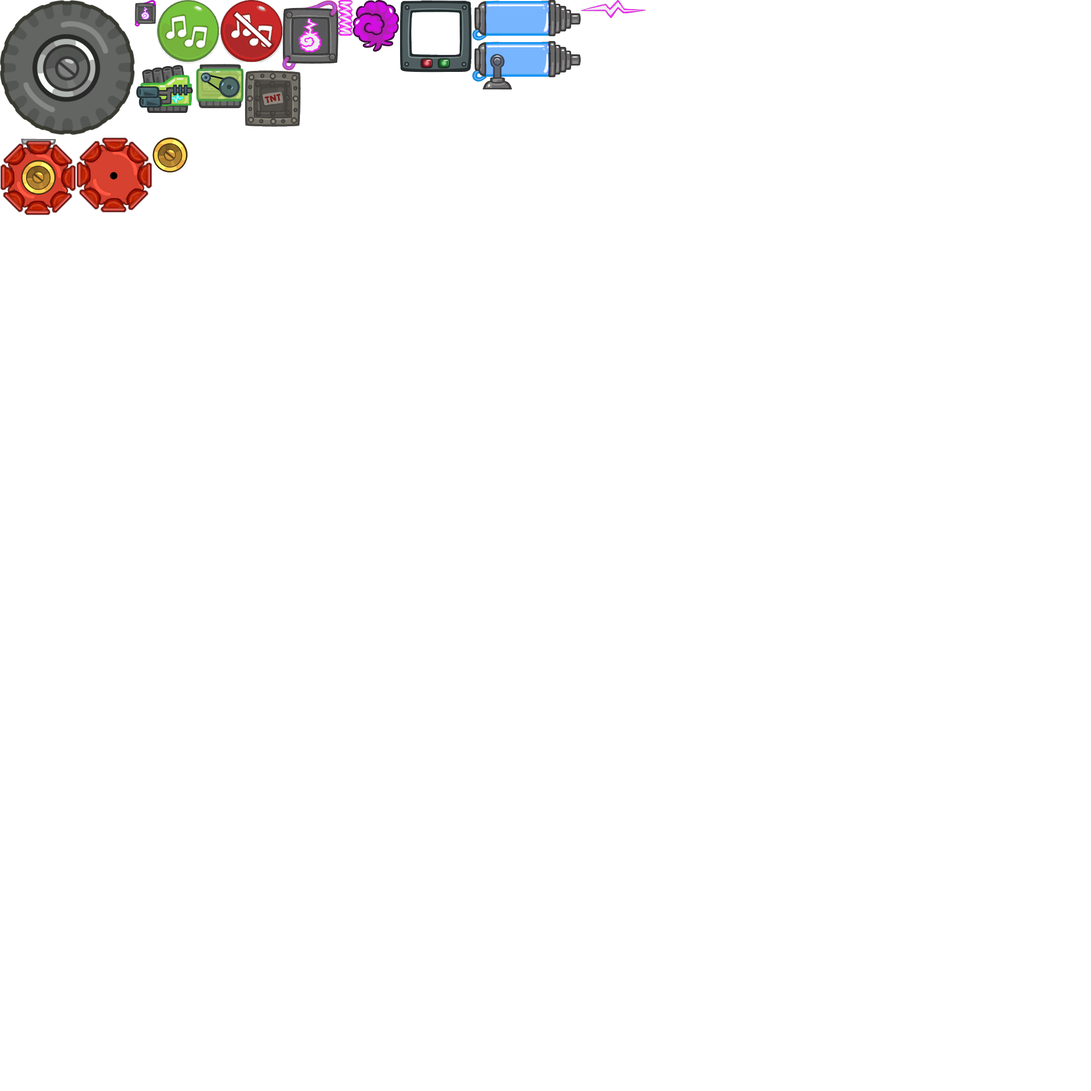
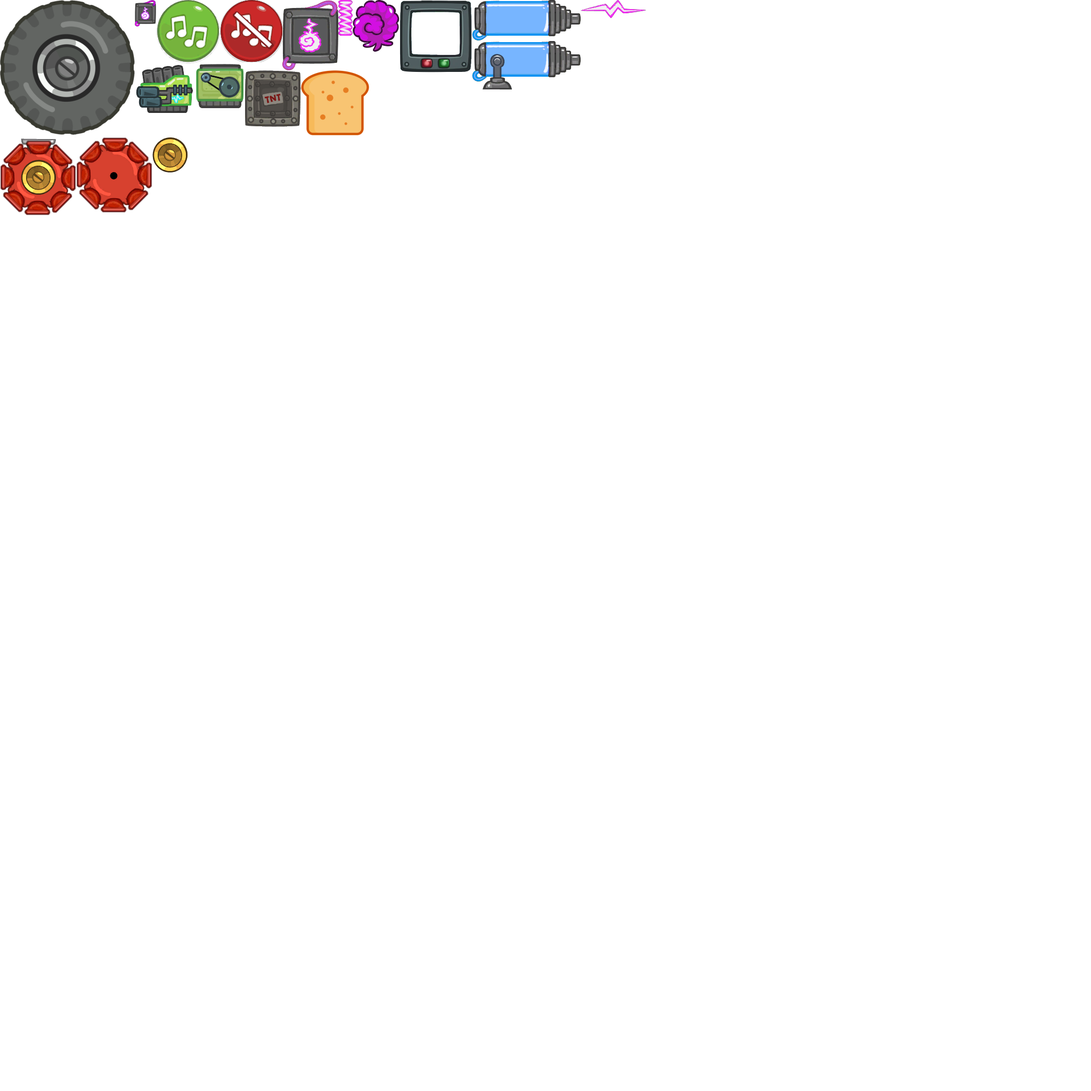
Layered file, before and after one edit (1091 x 1091). Changes by layer:
added layer "Bread" above "Grand TNT" over [301, 70, 370, 136]
